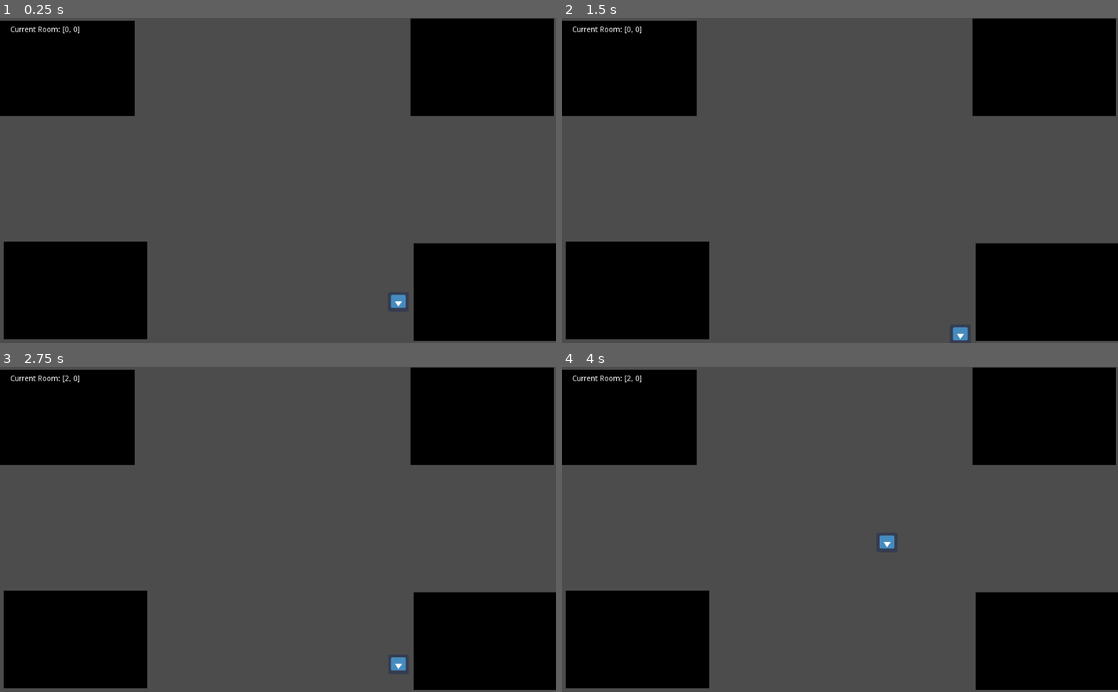
Above: before the commit, frames 1-4 (two rows, left to right).
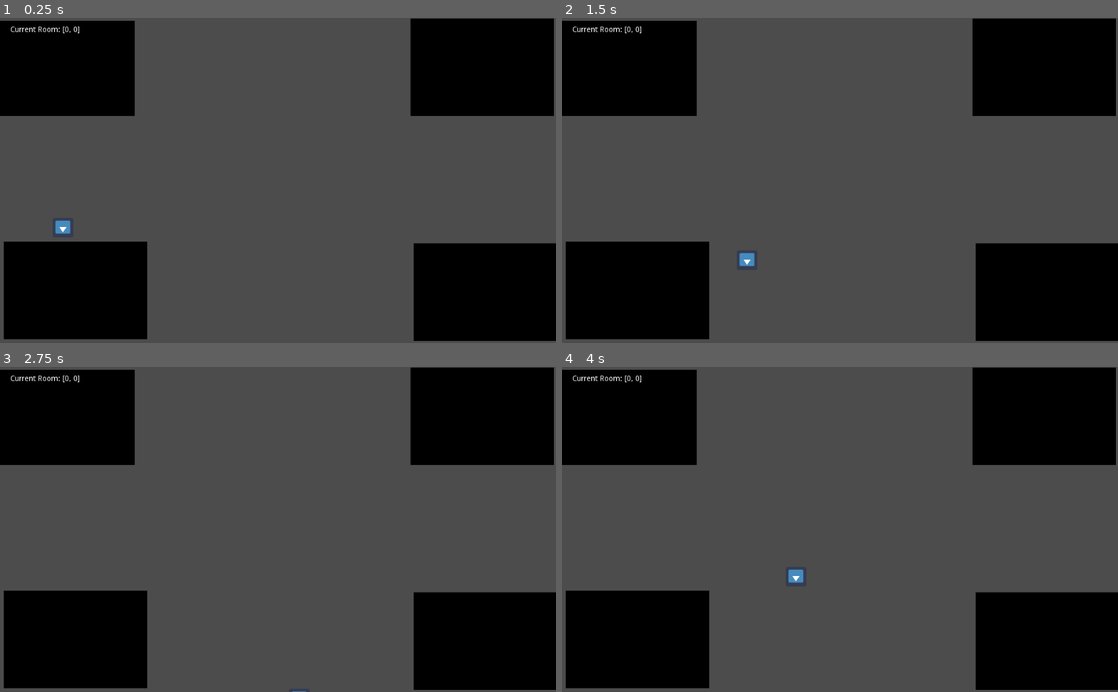
Above: after the commit, the same moments.

Repository: nygren23/GameJam2022
Game: Godot game, scene res://CrossRoom.tscn
The game is run twice, just before and just after one commit, with the same random seed, the same clock (stepped at 60 frames per second) and the same inputs. This scene is started directly instead of the project's main scene. The engine's default icon, where the game draws it, is replaced by a stand-in: a white triangle on a blue panel in a dark square.
Inputs:
- Up to frame 1 (0.25 s): no input
- Up to frame 2 (1.5 s): tap Enter at 0.5 s; hold D (move_right) 0.53-1.28 s; tap Space (spacebar) at 0.6, 1.35 s; hold S (move_down) from 1.28 s (still down)
- Up to frame 3 (2.75 s): release S (move_down) at 2.03 s; hold D (move_right) from 2.03 s (still down); tap Space (spacebar) at 2.1 s
- Up to frame 4 (4 s): tap Space (spacebar) at 2.75, 2.85, 3.6 s; release D (move_right) at 2.78 s; hold W (move_up) 2.78-3.53 s; hold A (move_left) from 3.53 s (still down)

The runs differ from the first frame. In frame 1, 0.2% of the frame differs, in the area x 9-73%, y 62-90%; in frame 2, 0.2%; in frame 3, 0.1%; in frame 4, 0.2%, in the area x 11-60%, y 2-67%.
Error in both runs: Attempt to call function 'play' in base 'null instance' on a null instance. (res://Player.gd:25)

Commit message:
added better spawning position

Diff:
--- a/CrossRoom.gd
+++ b/CrossRoom.gd
@@ -2,14 +2,24 @@
 
 func _ready():
 	add_child(load("res://UI.tscn").instance())
-	add_child(load("res://Player.tscn").instance())
-	$Player.position = $CenterSpawn.global_position
+	var player = preload("res://Player.tscn").instance()
+	print(Global.lastDirection)
+	if(Global.lastDirection == "Up"):
+		player.position = Vector2 (300, 300)
+	elif(Global.lastDirection == "Left"):
+		player.position = Vector2 (650, 150)
+	elif(Global.lastDirection == "Right"):
+		player.position = Vector2 (-150, 150)
+	else:
+		player.position = Vector2(300, -150)
+	add_child(player)
 	$UI/Position.text = "Current Room: " +  str(Global.curPos)
 
 func _process(delta):
 	pass#$UI/Timer.text = str(Global.timer.time_left)
 
 func _on_TransitionLeft_body_entered(body):
+	Global.lastDirection = "Left"
 	match decideNextRoom([Global.curPos[0], Global.curPos[1]-1]):
 		null:
 			print("did not match next room")
@@ -32,6 +42,7 @@
 			get_tree().change_scene("res://Main.tscn")
 
 func _on_TransitionRight_body_entered(body):
+	Global.lastDirection = "Right"
 	match decideNextRoom([Global.curPos[0], Global.curPos[1]+1]):
 		null:
 			print("did not match next room")
@@ -54,6 +65,7 @@
 			get_tree().change_scene("res://Main.tscn")
 
 func _on_TransitionDown_body_entered(body):
+	Global.lastDirection = "Down"
 	match decideNextRoom([Global.curPos[0]+1, Global.curPos[1]]):
 		null:
 			print("did not match next room")
@@ -76,6 +88,7 @@
 			get_tree().change_scene("res://Main.tscn")
 
 func _on_TransitionUp_body_entered(body):
+	Global.lastDirection = "Up"
 	match decideNextRoom([Global.curPos[0]-1, Global.curPos[1]]):
 		null:
 			print("did not match next room")
--- a/GlobalStats.gd
+++ b/GlobalStats.gd
@@ -13,9 +13,9 @@
 """
 #var map = [[preload('res://RoomChunk.gd').new().set_Params(["M", false, false]), preload('res://RoomChunk.gd').new().set_Params(["H", false, false])],
 #				[preload('res://RoomChunk.gd').new().set_Params(["H", false, false]), preload('res://RoomChunk.gd').new().set_Params(["V", false, true])]]
-var map = [["M", "X", "V"],
-			["X", "X", "H"],
-			["X", "V", "H"]]
+var map = [["M", "H", "X"],
+			["X", "H", "X"],
+			["X", "H", "H"]]
 
 var dimensions = [map.size(), map[0].size()]
 
@@ -24,6 +24,7 @@
 var metadata = [[[false, false], [true, true]],[[false, true], [false, true]]]
 
 var objectiveGet = false
+var lastDirection = "Right";
 
 var curPos = [mainLocation[0], mainLocation[1]]
 var timer_time_left = 45
--- a/HorizontalRoom.gd
+++ b/HorizontalRoom.gd
@@ -1,14 +1,24 @@
 extends RoomChunk
+
+var startingLocation = 0
 
 func _ready():
 	add_child(load("res://UI.tscn").instance())
-	add_child(load("res://Player.tscn").instance())
+	var player = preload("res://Player.tscn").instance()
+	print(Global.lastDirection)
+	if(Global.lastDirection == "Right"):
+		player.position = Vector2 (-150, 150)
+	else:
+		player.position = Vector2 (650, 150)
+	add_child(player)
 	$UI/Position.text = "Current Room: " +  str(Global.curPos)
+
 
 func _process(delta):
 	pass#$UI/Timer.text = str(Global.timer.time_left)
 
 func _on_TransitionRight_body_entered(body):
+	Global.lastDirection = "Right"
 	match decideNextRoom([Global.curPos[0], Global.curPos[1]+1]):
 		null:
 			print("did not match next room")
@@ -31,6 +41,7 @@
 			get_tree().change_scene("res://Main.tscn")
 
 func _on_TransitionLeft_body_entered(body):
+	Global.lastDirection = "Left"
 	match decideNextRoom([Global.curPos[0], Global.curPos[1]-1]):
 		null:
 			print("did not match next room")
--- a/Main.gd
+++ b/Main.gd
@@ -11,6 +11,7 @@
 
 
 func _on_Area2D_body_entered(body):
+
 	match decideNextRoom([Global.curPos[0], Global.curPos[1]+1]):
 		null:
 			print("did not match next room")
@@ -32,7 +33,9 @@
 			print("matched M")
 			get_tree().change_scene("res://Main.tscn")
 
+	"""
 	if Global.metadata[Global.curPos[0]][ Global.curPos[1]][1]:
 		var objective = objective_scene.instance()
 		get_parent().add_child(objective)
 		objective.position = $ObjectSpawn.global_position
+	"""
--- a/Objective.tscn
+++ b/Objective.tscn
@@ -28,8 +28,7 @@
 [node name="Area2D" type="Area2D" parent="."]
 position = Vector2( 258, 211 )
 scale = Vector2( 100, 100 )
-collision_layer = 64
-collision_mask = 2
+collision_mask = 3
 gravity = 0.0
 
 [node name="CollisionShape2D" type="CollisionShape2D" parent="Area2D"]
--- a/VerticalRoom.gd
+++ b/VerticalRoom.gd
@@ -2,13 +2,20 @@
 
 func _ready():
 	add_child(load("res://UI.tscn").instance())
-	add_child(load("res://Player.tscn").instance())
+	var player = preload("res://Player.tscn").instance()
+	print(Global.lastDirection)
+	if(Global.lastDirection == "Up"):
+		player.position = Vector2 (300, 300)
+	else:
+		player.position = Vector2 (300, 100)
+	add_child(player)
 	$UI/Position.text = "Current Room: " +  str(Global.curPos)
 
 func _process(delta):
 	pass#$UI/Timer.text = str(Global.timer.time_left)
 
 func _on_TransitionUp_body_entered(body):
+	Global.lastDirection = "Up"
 	match decideNextRoom([Global.curPos[0]-1, Global.curPos[1]]):
 		null:
 			print("did not match next room")
@@ -31,6 +38,7 @@
 			get_tree().change_scene("res://Main.tscn")
 
 func _on_TransitionDown_body_entered(body):
+	Global.lastDirection = "Down"
 	match decideNextRoom([Global.curPos[0]+1, Global.curPos[1]]):
 		null:
 			print("did not match next room")
--- a/project.godot
+++ b/project.godot
@@ -65,11 +65,6 @@
 "events": [ Object(InputEventKey,"resource_local_to_scene":false,"resource_name":"","device":0,"alt":false,"shift":false,"control":false,"meta":false,"command":false,"pressed":false,"scancode":0,"physical_scancode":83,"unicode":0,"echo":false,"script":null)
  ]
 }
-spacebar={
-"deadzone": 0.5,
-"events": [ Object(InputEventKey,"resource_local_to_scene":false,"resource_name":"","device":0,"alt":false,"shift":false,"control":false,"meta":false,"command":false,"pressed":false,"scancode":0,"physical_scancode":32,"unicode":0,"echo":false,"script":null)
- ]
-}
 
 [mono]
 
